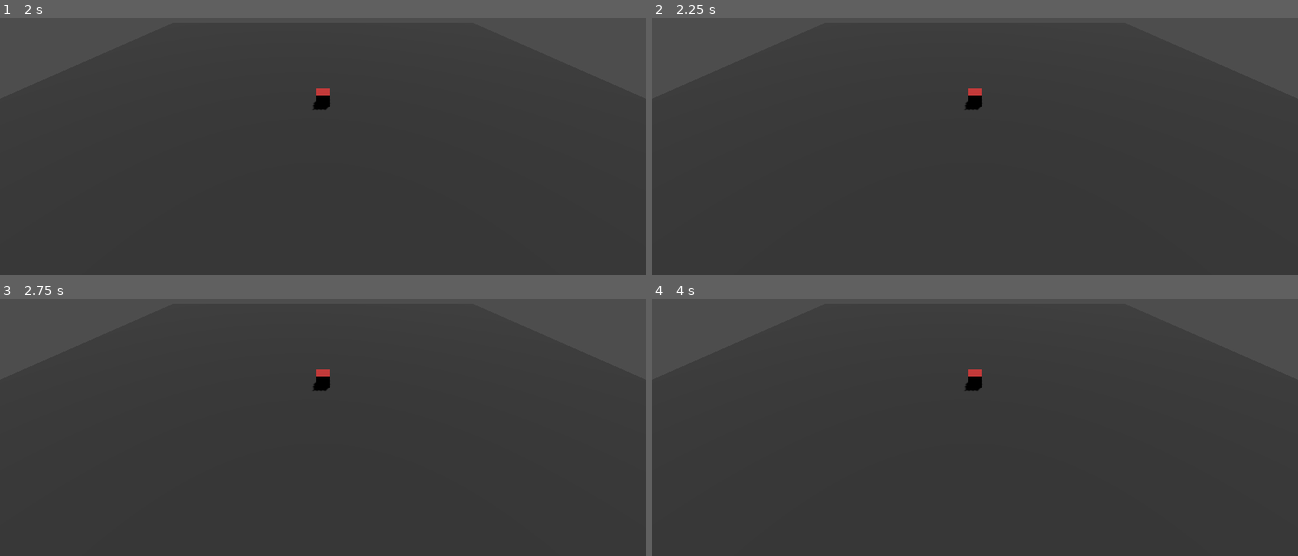
Above: before the commit, frames 1-4 (two rows, left to right).
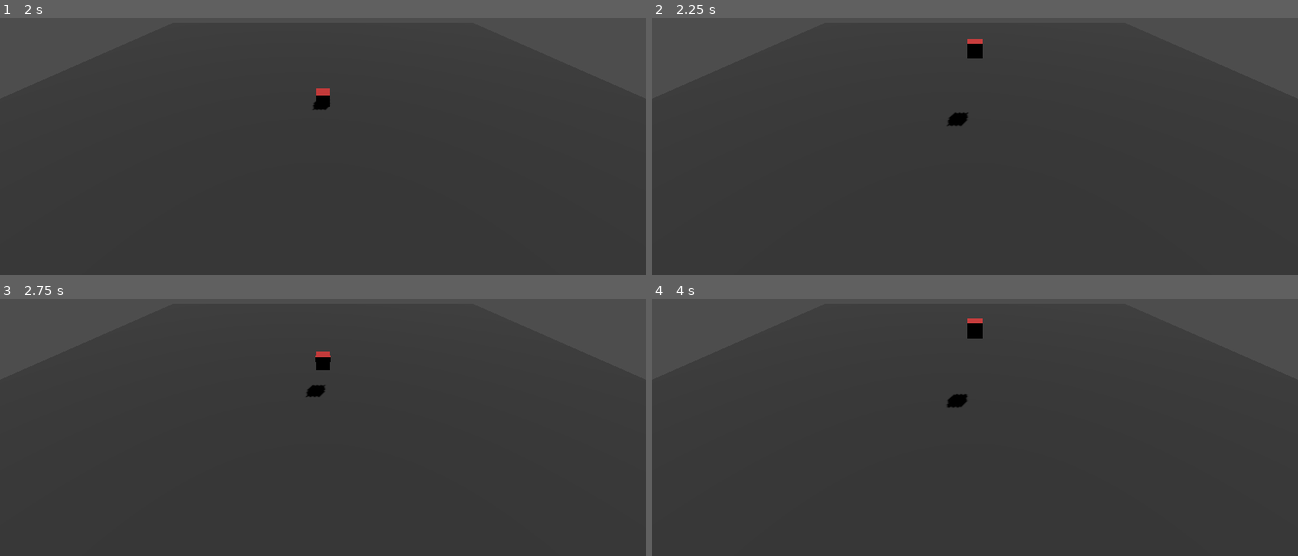
Above: after the commit, the same moments.

Repository: dfrer/BlastCave
Game: Godot game, scene res://scenes/main.tscn
Same seed, same stepped clock (60 frames per second), same inputs: the game is played once before the commit and once after it.
Inputs (mouse positions are in pixels of both pictures, inside the frame that each line leads up to):
- Up to frame 1 (2 s): tap Enter at 0.5 s; move the mouse to (465, 74) at 0.52 s; tap 1 at 0.6 s; click (465, 74) at 0.67 s; tap 2 at 0.8, 1.35 s; tap Space at 1.25 s; move the mouse to (193, 110) at 1.27 s; click (193, 110) at 1.42 s; tap 3 at 1.55 s
- Up to frame 2 (2.25 s): tap Enter at 2 s; move the mouse to (outside the picture) at 2.02 s; tap 3 at 2.1 s; click (outside the picture) at 2.17 s
- Up to frame 3 (2.75 s): tap 4 at 2.3 s
- Up to frame 4 (4 s): move the mouse to (942, 448) at 2.77 s; tap 4 at 2.85 s; click (942, 448) at 2.92 s; tap 5 at 3.05, 3.6 s; tap Space at 3.5 s; move the mouse to (1168, 430) at 3.52 s; click (1168, 430) at 3.67 s; tap Enter at 3.8 s

Frame 1 is identical in both runs. In frame 2, 0.5% of the frame differs, in the area x 45-52%, y 8-43%; in frame 3, 0.4%; in frame 4, 0.5%, in the area x 45-52%, y 7-43%.

Commit message:
feat: Implement base explosive system with blast mechanics, character blast responses, and initial game scene setup.

Diff:
--- a/data/characters.json
+++ b/data/characters.json
@@ -1,7 +1,47 @@
 {
-  "standard": {
-    "name": "Explosive Guy",
-    "base_mass": 1.0,
-    "base_friction": 0.5
+  "core": {
+    "display_name": "Core Prototype",
+    "mass": 1.0,
+    "friction": 0.5,
+    "linear_damp": 0.1,
+    "angular_damp": 0.1,
+    "blast_response": 1.0,
+    "ability": "none"
+  },
+  "slug": {
+    "display_name": "Heavy Slug",
+    "mass": 3.0,
+    "friction": 0.8,
+    "linear_damp": 0.5,
+    "angular_damp": 0.5,
+    "blast_response": 0.6,
+    "ability": "none"
+  },
+  "shard": {
+    "display_name": "Fragile Shard",
+    "mass": 0.4,
+    "friction": 0.2,
+    "linear_damp": 0.0,
+    "angular_damp": 0.0,
+    "blast_response": 1.5,
+    "ability": "none"
+  },
+  "anchor": {
+    "display_name": "Iron Anchor",
+    "mass": 2.0,
+    "friction": 0.6,
+    "linear_damp": 0.2,
+    "angular_damp": 0.2,
+    "blast_response": 0.8,
+    "ability": "anchor_pin"
+  },
+  "gyro": {
+    "display_name": "Gyro Stabilizer",
+    "mass": 1.0,
+    "friction": 0.5,
+    "linear_damp": 0.1,
+    "angular_damp": 0.1,
+    "blast_response": 1.0,
+    "ability": "gyro_stabilize"
   }
 }
--- a/scenes/main.tscn
+++ b/scenes/main.tscn
@@ -1,9 +1,10 @@
-[gd_scene load_steps=5 format=3]
+[gd_scene load_steps=6 format=3]
 
 [ext_resource type="PackedScene" path="res://scenes/run_manager.tscn" id="1_run"]
 [ext_resource type="PackedScene" path="res://scenes/test_arena.tscn" id="2_arena"]
 [ext_resource type="PackedScene" path="res://scenes/player_object.tscn" id="3_player"]
 [ext_resource type="Script" path="res://scripts/core/test_input.gd" id="4_input"]
+[ext_resource type="Script" path="res://scripts/core/run_start.gd" id="5_run_start"]
 
 [node name="Main" type="Node3D"]
 script = ExtResource("4_input")
@@ -14,6 +15,12 @@
 
 [node name="RunManager" parent="." instance=ExtResource("1_run")]
 
+[node name="RunStart" type="Node" parent="."]
+script = ExtResource("5_run_start")
+
+[node name="SpawnPoint" type="Marker3D" parent="."]
+transform = Transform3D(1, 0, 0, 0, 1, 0, 0, 0, 1, 0, 5, 0)
+
 [node name="TestArena" parent="." instance=ExtResource("2_arena")]
 
 [node name="PlayerObject" parent="." instance=ExtResource("3_player")]
--- /dev/null
+++ b/scripts/core/run_start.gd
@@ -0,0 +1,58 @@
+extends Node
+
+var current_selection: String = "core"
+var selections: Array = ["core", "slug", "shard", "anchor", "gyro"]
+
+func _ready():
+	print("--- BLAST CAVE: RUN START ---")
+	print("Select character with keys 1-5.")
+	print("1:Core, 2:Slug, 3:Shard, 4:Anchor, 5:Gyro")
+	print("Default: ", current_selection)
+	print("Press ENTER to start run and spawn player.")
+
+func _input(event):
+	if event is InputEventKey and event.pressed:
+		if event.keycode == KEY_1: _set_selection(0)
+		elif event.keycode == KEY_2: _set_selection(1)
+		elif event.keycode == KEY_3: _set_selection(2)
+		elif event.keycode == KEY_4: _set_selection(3)
+		elif event.keycode == KEY_5: _set_selection(4)
+		elif event.keycode == KEY_ENTER:
+			start_run()
+
+func _set_selection(index: int):
+	current_selection = selections[index]
+	print("Selected Character: ", current_selection)
+
+func start_run():
+	print("Starting Run with: ", current_selection)
+
+	# Find essential nodes in the scene tree
+	var root = get_tree().current_scene
+	if not root:
+		print("Error: No current scene found.")
+		return
+
+	var player = root.find_child("PlayerObject", true, false)
+	var spawn_point = root.find_child("SpawnPoint", true, false)
+
+	if player and player is RigidBody3D:
+		var spawn_pos = Vector3(0, 2, 0)
+		if spawn_point:
+			spawn_pos = spawn_point.global_position
+
+		# Reset position and motion
+		player.linear_velocity = Vector3.ZERO
+		player.angular_velocity = Vector3.ZERO
+		player.global_position = spawn_pos
+
+		# Apply character profile
+		if player.has_method("set_character"):
+			player.set_character(current_selection)
+
+		print("Player moved to spawn point: ", spawn_pos)
+
+		# Optional: tell other scripts run started if needed
+		# But we just need test_input to keep working.
+	else:
+		print("Error: Could not find PlayerObject.")
--- a/scripts/core/test_input.gd
+++ b/scripts/core/test_input.gd
@@ -43,14 +43,18 @@
 		if event.button_index == MOUSE_BUTTON_LEFT and event.pressed:
 			spawn_blast_at_mouse()
 		elif event.button_index == MOUSE_BUTTON_WHEEL_UP and event.pressed:
-			current_type_index = (current_type_index + 1) % explosive_types.size()
+			_cycle_inventory(1)
 		elif event.button_index == MOUSE_BUTTON_WHEEL_DOWN and event.pressed:
-			current_type_index = (current_type_index - 1 + explosive_types.size()) % explosive_types.size()
+			_cycle_inventory(-1)
 
 	if event is InputEventKey and event.pressed:
-		if event.keycode == KEY_1: current_type_index = 0
-		if event.keycode == KEY_2: current_type_index = 1
-		if event.keycode == KEY_3: current_type_index = 2
+		# Use Q and E to cycle inventory to avoid conflict with character selection (1-5)
+		if event.keycode == KEY_E: _cycle_inventory(1)
+		if event.keycode == KEY_Q: _cycle_inventory(-1)
+
+func _cycle_inventory(dir: int):
+	current_type_index = (current_type_index + dir + explosive_types.size()) % explosive_types.size()
+	print("Selected Explosive: ", explosive_types[current_type_index])
 
 func spawn_blast_at_mouse():
 	var type = explosive_types[current_type_index]
@@ -66,18 +70,11 @@
 		add_child(blast)
 		blast.global_position = ray_hit
 
-		# For ShapedCharge, we should orient it.
-		# For now, let's orient it towards the player or up.
-		# A better way would be the surface normal, but let's stick to basics.
 		if blast is ShapedCharge:
 			if ray_hit.distance_to(player_obj.global_position) > 0.001:
 				blast.look_at(player_obj.global_position)
 
 		blast.trigger()
-		if not blast is DelayedCharge:
-			# Non-delayed charges might not queue_free themselves if we call trigger manually
-			# but our updated scripts DO call queue_free in trigger or timeout.
-			pass
 
 func _get_ray_hit(mouse_pos: Vector2) -> Vector3:
 	var camera = get_viewport().get_camera_3d()
@@ -98,10 +95,9 @@
 	var type = explosive_types[current_type_index]
 	var script = explosive_scripts[type]
 
-	# Create a dummy instance to calculate impulse without spawning
 	var temp_blast = script.new() as ExplosiveBase
 	temp_blast.is_preview = true
-	add_child(temp_blast) # Node MUST be in tree for global_transform and look_at
+	add_child(temp_blast)
 	temp_blast.global_position = blast_pos
 
 	if temp_blast is ShapedCharge:
@@ -110,7 +106,7 @@
 
 	var impulse = temp_blast.calculate_impulse(player_obj.global_position)
 	remove_child(temp_blast)
-	temp_blast.free() # Clean up immediately
+	temp_blast.free()
 
 	if impulse.length() > 0.01:
 		var initial_velocity = player_obj.linear_velocity + (impulse / player_obj.mass)
@@ -121,17 +117,10 @@
 
 func _check_stuck_condition():
 	if not player_obj: return
-
-	# If player is nearly stopped and out of explosives, reset
 	if player_obj.linear_velocity.length() < 0.1 and inventory.get_total_count() == 0:
-		# Small delay or check if any explosives are still in scene?
-		# Requirements say: "When object is stuck and inventory = 0 -> reset"
 		reset_object()
 
 func reset_object():
 	player_obj.linear_velocity = Vector3.ZERO
 	player_obj.angular_velocity = Vector3.ZERO
 	player_obj.global_position = player_spawn_pos
-	# Refill inventory? Requirements didn't say, but it helps testing.
-	# "Implement reset to start of stage if player runs out of explosives and object gets stuck"
-	# I'll just reset the position.
--- a/scripts/explosives/explosive_base.gd
+++ b/scripts/explosives/explosive_base.gd
@@ -20,7 +20,13 @@
 		if collider is RigidBody3D:
 			var impulse = calculate_impulse(collider.global_position)
 			if impulse != Vector3.ZERO:
-				collider.apply_central_impulse(impulse)
+				var response = 1.0
+				if "blast_response" in collider:
+					response = collider.blast_response
+				elif collider.has_meta("blast_response"):
+					response = collider.get_meta("blast_response")
+
+				collider.apply_central_impulse(impulse * response)
 
 # Virtual method to be overridden by subclasses
 func calculate_impulse(target_pos: Vector3) -> Vector3:
--- a/scripts/player/character_object.gd
+++ b/scripts/player/character_object.gd
@@ -1,13 +1,89 @@
 extends RigidBody3D
 class_name CharacterObject
 
-@export var base_mass: float = 1.0
-@export var base_friction: float = 0.5
+var blast_response: float = 1.0
+var current_character_id: String = ""
+var ability: String = "none"
+
+var is_pinned: bool = false
+var pin_duration_remaining: float = 0.0
+var pin_cooldown_remaining: float = 0.0
+
+var characters_data: Dictionary = {}
 
 func _ready():
-	mass = base_mass
-	# Friction is usually defined in PhysicsMaterial,
-	# but we can ensure standard behavior here.
-	if not physics_material_override:
-		physics_material_override = PhysicsMaterial.new()
-	physics_material_override.friction = base_friction
+	_load_characters()
+	# Optional: Set default if not set by run_start
+	if current_character_id == "":
+		set_character("core")
+
+func _load_characters():
+	var file = FileAccess.open("res://data/characters.json", FileAccess.READ)
+	if file:
+		var json_text = file.get_as_text()
+		var data = JSON.parse_string(json_text)
+		if data is Dictionary:
+			characters_data = data
+		file.close()
+
+func set_character(character_id: String) -> void:
+	if not characters_data.is_empty() and characters_data.has(character_id):
+		var data = characters_data[character_id]
+		current_character_id = character_id
+
+		mass = data.get("mass", 1.0)
+		linear_damp = data.get("linear_damp", 0.1)
+		angular_damp = data.get("angular_damp", 0.1)
+		blast_response = data.get("blast_response", 1.0)
+		ability = data.get("ability", "none")
+
+		if not physics_material_override:
+			physics_material_override = PhysicsMaterial.new()
+		physics_material_override.friction = data.get("friction", 0.5)
+
+		# Reset ability state
+		is_pinned = false
+		freeze = false
+		pin_duration_remaining = 0.0
+		pin_cooldown_remaining = 0.0
+
+		print("Character set: ", data.get("display_name", character_id))
+	else:
+		# Fallback if JSON failed or ID missing
+		if characters_data.is_empty(): _load_characters()
+		if characters_data.has(character_id):
+			set_character(character_id)
+		else:
+			print("Error: Could not find character ", character_id)
+
+func get_current_id() -> String:
+	return current_character_id
+
+func _physics_process(delta):
+	# Ability: Gyro Stabilize
+	if ability == "gyro_stabilize":
+		angular_velocity *= 0.95
+
+	# Ability: Anchor Pin
+	if pin_cooldown_remaining > 0:
+		pin_cooldown_remaining -= delta
+
+	if is_pinned:
+		pin_duration_remaining -= delta
+		if pin_duration_remaining <= 0:
+			unpin()
+
+	if ability == "anchor_pin" and Input.is_key_pressed(KEY_F) and not is_pinned and pin_cooldown_remaining <= 0:
+		pin()
+
+func pin():
+	is_pinned = true
+	freeze = true
+	pin_duration_remaining = 2.0
+	print("Anchor Pin Active! (2s)")
+
+func unpin():
+	is_pinned = false
+	freeze = false
+	pin_cooldown_remaining = 6.0
+	print("Anchor Pin Released. Cooldown (6s)...")
Not shown, added: scripts/core/run_start.gd.uid
